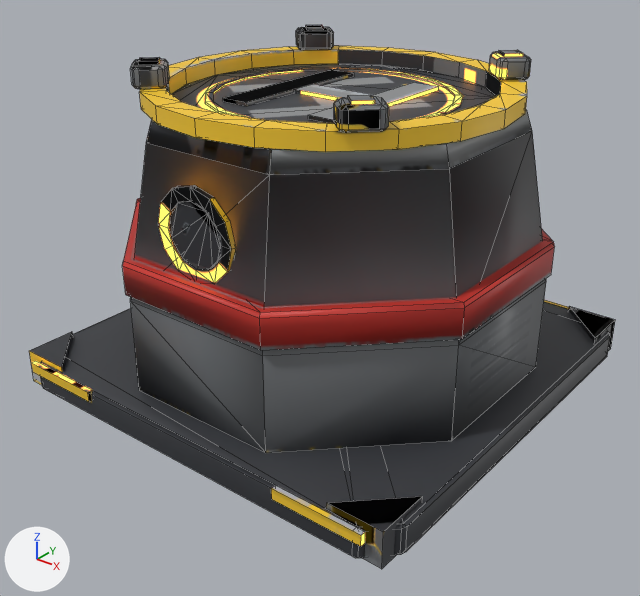
Before and after pictures for a commit that changed the FBX model Tools/ModelFactory/R4SixStyles1/models/06_R41ModularTech/R4X_FlyingDroneDeployer/R4X_FlyingDroneDeployer_LOD1.fbx.
One viewpoint serves both versions: a 50 mm lens placed at (0.566, -0.731, 0.276), pointed at (0.012, -0.037, -0.154). Lighting does not change. The marker at lower left points along +X, +Y and +Z. The first picture is the older version. Mesh edges are drawn as thin lines. Vertices at exactly the same position are counted once.

Before the edit, the objects in view are built like this:
```python
me_r4x_flyingdronedeployer_body_002 = bpy.data.meshes.new('R4X_FlyingDroneDeployer_Body.002')
me_r4x_flyingdronedeployer_body_002.from_pydata(...)  # 676 vertices, 862 faces; spans x -0.252..0.252, y -0.255..0.255, z -0.26..0.103
me_r4x_flyingdronedeployer_body_002.materials.append(mat_r4x_flyingdronedeployer_06_r41modulartech)
ob_r4x_flyingdronedeployer_lod1 = bpy.data.objects.new('R4X_FlyingDroneDeployer_LOD1', me_r4x_flyingdronedeployer_body_002)
ob_r4x_flyingdronedeployer_lod1.location = (0.0, 0.0, 0.0)
```
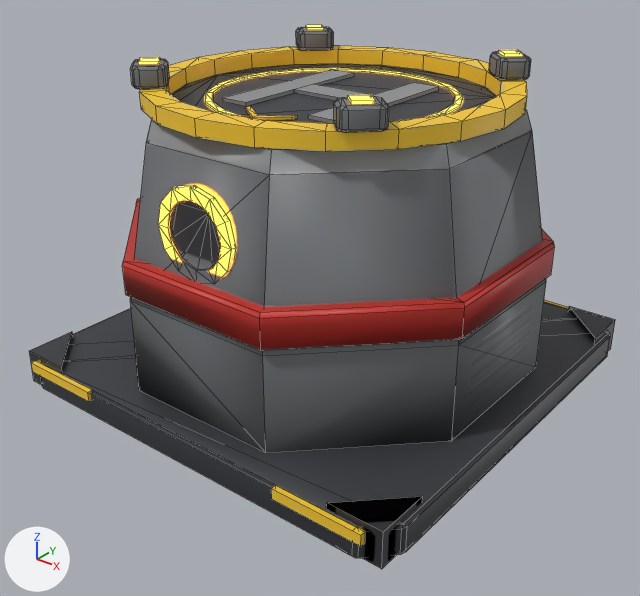
Location of each change, (x1, y1, x2, y2) in pixels of the pictures (640 x 596 px; the box of a moved part takes in the faces that stretch with it):
part 1 of me_r4x_flyingdronedeployer_body_002, moved or reshaped: (41, 302, 609, 527) in both
part 2 of me_r4x_flyingdronedeployer_body_002, moved or reshaped: (123, 46, 553, 312) in both
part 3 of me_r4x_flyingdronedeployer_body_002, surface changed (black to grey): (29, 25, 615, 569) in both

The edits, one by one:
me_r4x_flyingdronedeployer_body_002 is used by ob_r4x_flyingdronedeployer_lod1; location (0.0, 0.0, 0.0).
me_r4x_flyingdronedeployer_body_002 had 676 vertices, 862 faces and spanned x -0.252..0.252, y -0.255..0.255, z -0.26..0.103.
me_r4x_flyingdronedeployer_body_002 now has 688 vertices, 877 faces and spans x -0.252..0.252, y -0.255..0.255, z -0.26..0.103.
Part 1, on me_r4x_flyingdronedeployer_body_002:
12 faces are deleted.
12 new faces join them.
Part 2, on me_r4x_flyingdronedeployer_body_002:
67 faces are deleted.
6 vertices are added at (0.0, -0.124, 0.062), (0.03, -0.102, 0.062), (-0.03, -0.102, 0.062), (0.0, -0.124, 0.064), (0.03, -0.102, 0.064), (-0.03, -0.102, 0.064).
6 new vertices lie (0.0, 0.008, 0.0) away from vertices in x -0.03..0.03, y -0.124..-0.102, z 0.062..0.064.
82 new faces join them.
me_r4x_flyingdronedeployer_body_002 part 3: 699 kept faces spanning x -0.252..0.252, y -0.255..0.255, z -0.26..0.103 get new texture (UV) coordinates.
